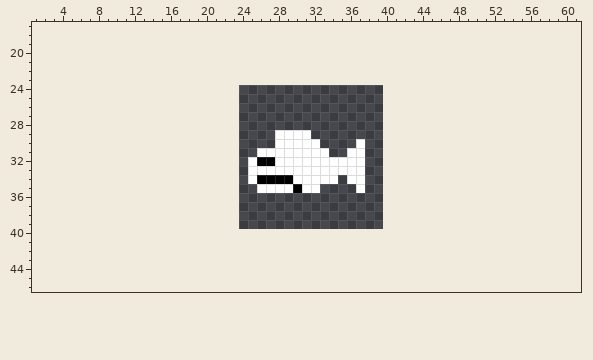
Pixel-art sprite: Fishy but Epic/assets/Enemy0.png. The first picture shows the starting point.
The file is 16x16 pixels. Shown: x 1..61, y 17..46. The old version is drawn lined up with the new one, on the new canvas.
Once edited:
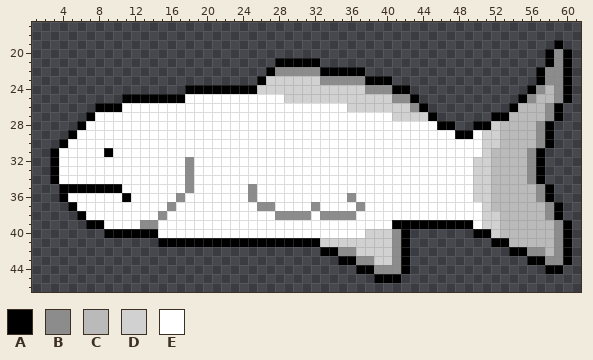
Palette (. is transparent): A #000000  B #8c8c8c  C #bababa  D #d1d1d1  E #ffffff
The exact change:
canvas 16x16 -> 64x64, the old top-left corner now at 24,24
Changed rows in their new state; - is an unchanged pixel.
first column x 3:
19 --------------------------------------------------------A-
20 -------------------------------------------------------ABA
21 -------------------------AAAAA-------------------------ABA
22 ------------------------ABBBBBAAAAA-------------------ABBA
23 -----------------------ADDDDDDBBBBBAAA----------------ABBA
24 ---------------AAAAAAAADDDDDDDDDDDDBBBAA-------------ABCBA
25 --------AAAAAAAEEEEEEEEEEEDDDDDDDDDDDDBBA-----------ABCCBA
26 -----AAAEEEEEEEEEEEEEEEEEEEEEEEEEDDDDDDDBA---------ACCCBA-
27 ----AEEEEEEEEEEEEEEEEEEEEEEEEEEEEEEEEEDDDDA------AACCCCBA-
28 ---AEEEEEEEEEEEEEEEEEEEEEEEEEEEEEEEEEEEEEEEAA--AADCCCCBA--
29 --AEEEEEEEEEEEEEEEEEEEEEE----EEEEEEEEEEEEEEEEAAEDDCCCCBA--
30 -AEEEEEEEEEEEEEEEEEEEEEEE-----EEEE-EEEEEEEEEEEEEDDCCCCBA--
31 AEEEEEAEEEEEEEEEEEEEEEE--------EE--EEEEEEEEEEEEEDCCCCBA---
32 AEEEEEEEEEEEEEEBEEEEEE-EE----------EEEEEEEEEEEEDDCCCCBA---
33 AEEEEEEEEEEEEEEBEEEEEE-------------EEEEEEEEEEEEDDCCCCBA---
34 AEEEEEEEEEEEEEEBEEEEEE-EEEE-----E--EEEEEEEEEEEEDDCCCCBA---
35 -AAAAAAAEEEEEEEBEEEEEEB----E--EEEE-EEEEEEEEEEEEDDCCCCCBA--
36 -AEEEEEEAEEEEEBEEEEEEEBEEEEEEEEEEBEEEEEEEEEEEEEDDCCCCCBA--
37 --AEEEEEEEEEEBEEEEEEEEEBBEEEEBEEEEBEEEEEEEEEEEEEDCCCCCCBA-
38 ---AEEEEEEEEBEEEEEEEEEEEEBBBBEBBBBEEEEEEEEEEEEEEDDCCCCCBA-
39 ----AAEEEEBBEEEEEEEEEEEEEEEEEEEEEEEEEEAAAAAAAAAEDDCCCCCCBA
40 ------AAAAAAEEEEEEEEEEEEEEEEEEEEEEEDDDBA-------AADCCCCCCBA
41 ------------AAAAAAAAAAAAAAAAAADDDDDDDDBA---------AACCCCCBA
42 ------------------------------AABBDDDDBA-----------AABBCBA
43 --------------------------------AABBDDBA-------------AABBA
44 ----------------------------------AABBBA---------------AA-
45 ------------------------------------AAA-------------------
Changed places in both pictures, as pixel boxes (x1, y1, x2, y2):
changed: (50, 40, 572, 283)
